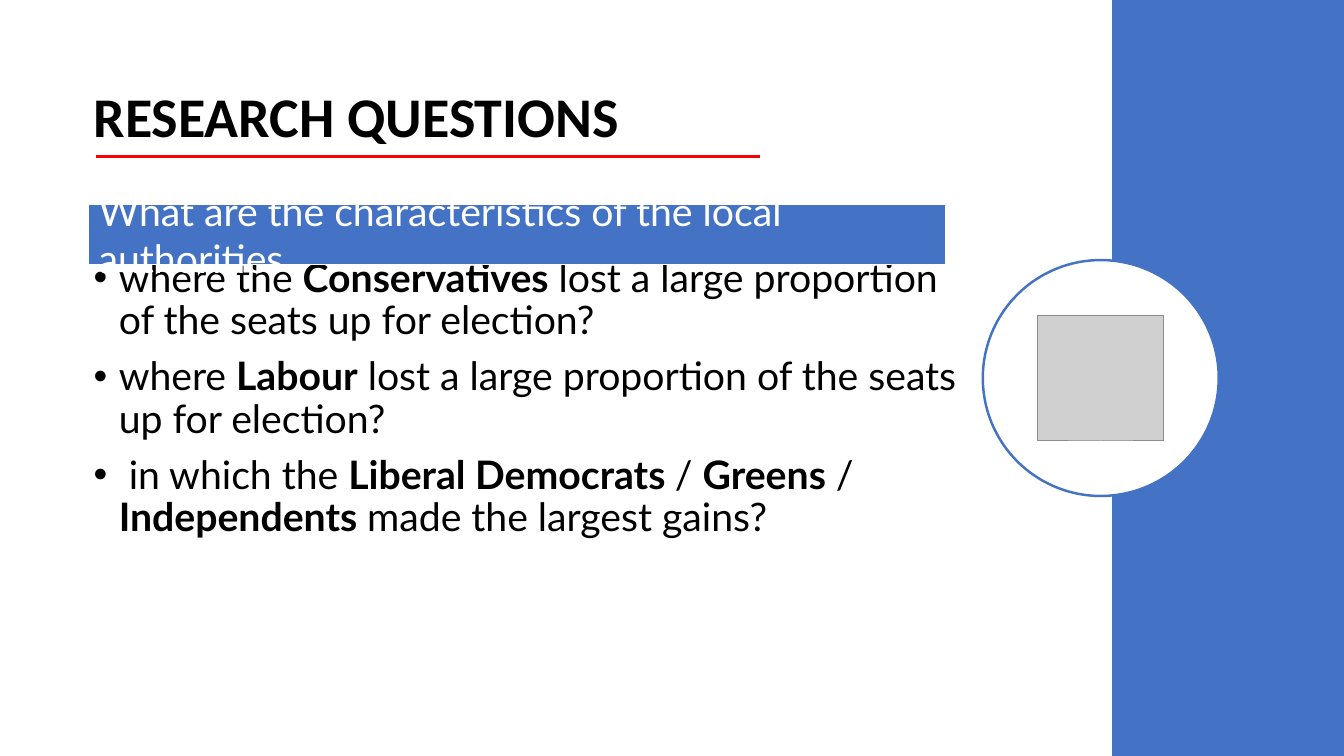
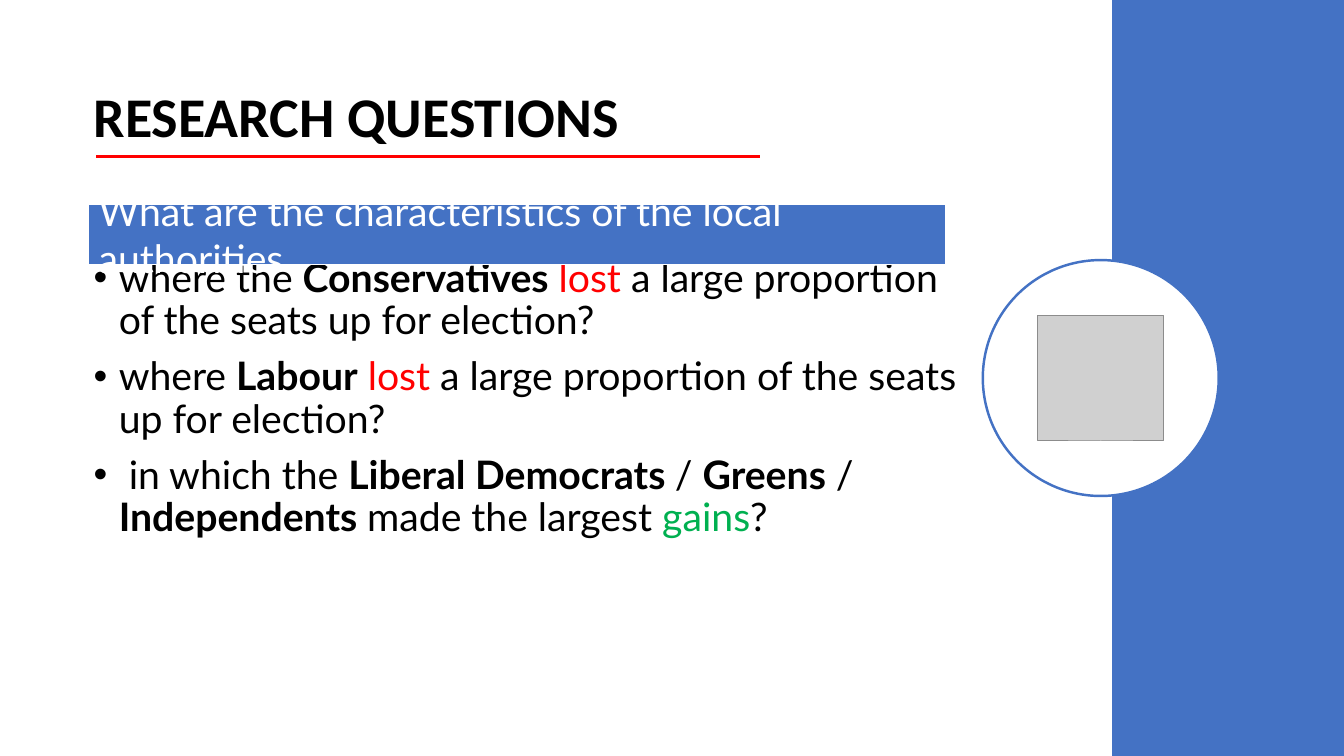
Before and after one commit to oyelekeolaoye/local_england_elections, a slide deck: slide 4 of VIVA SKETCH.pptx. Drawn at 1344x756 pixels with LibreOffice and Linux fonts; fonts in the diff are those of the drawing; grey boxes stand for pictures. Boxes give left, top, right and bottom in pixels: in the first picture for what was removed or moved away, otherwise in the second. Text is boxed around its words. In the diff, an @@ line names an element or a change of style, - is before the commit and + after.

```diff
--- a/VIVA SKETCH.pptx
+++ b/VIVA SKETCH.pptx
@@ text "where the Conservatives lost a ..." at [119,257,956,538]: text colour #000000 to #FF0000 in "lost", "lost"; text colour #000000 to #00B050 in "gains?" @@
```
Also in this commit, not shown: 5 other slides changed, 2 slides added, 1 other file.
